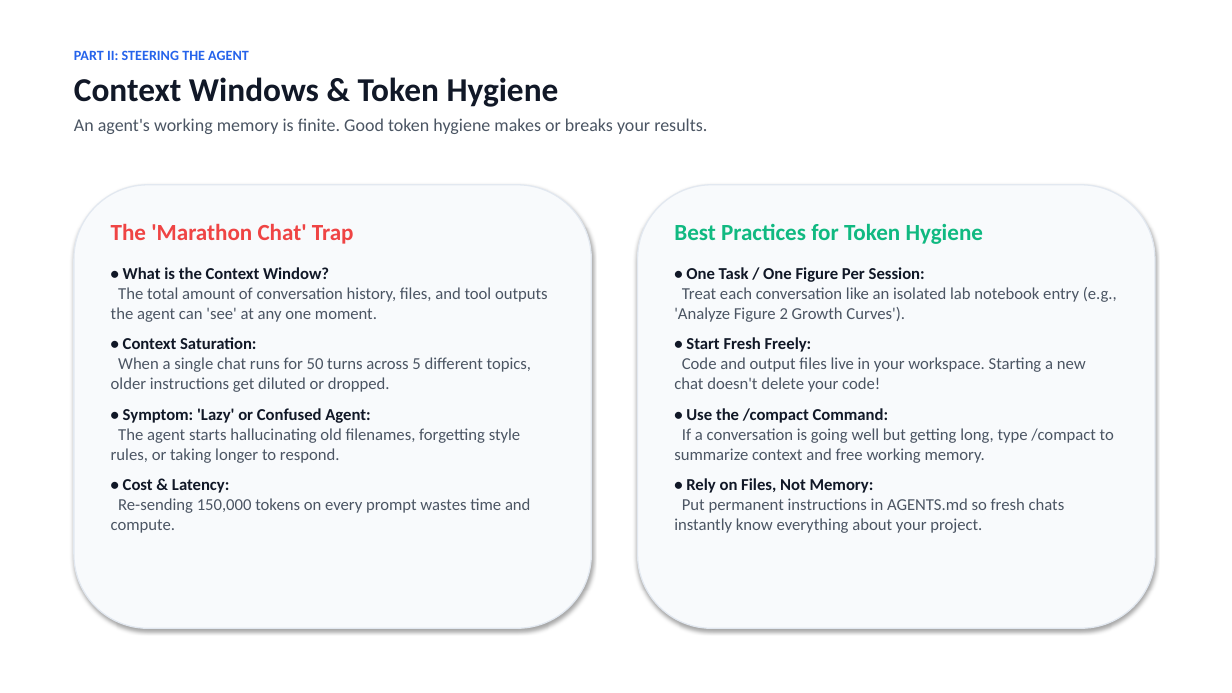
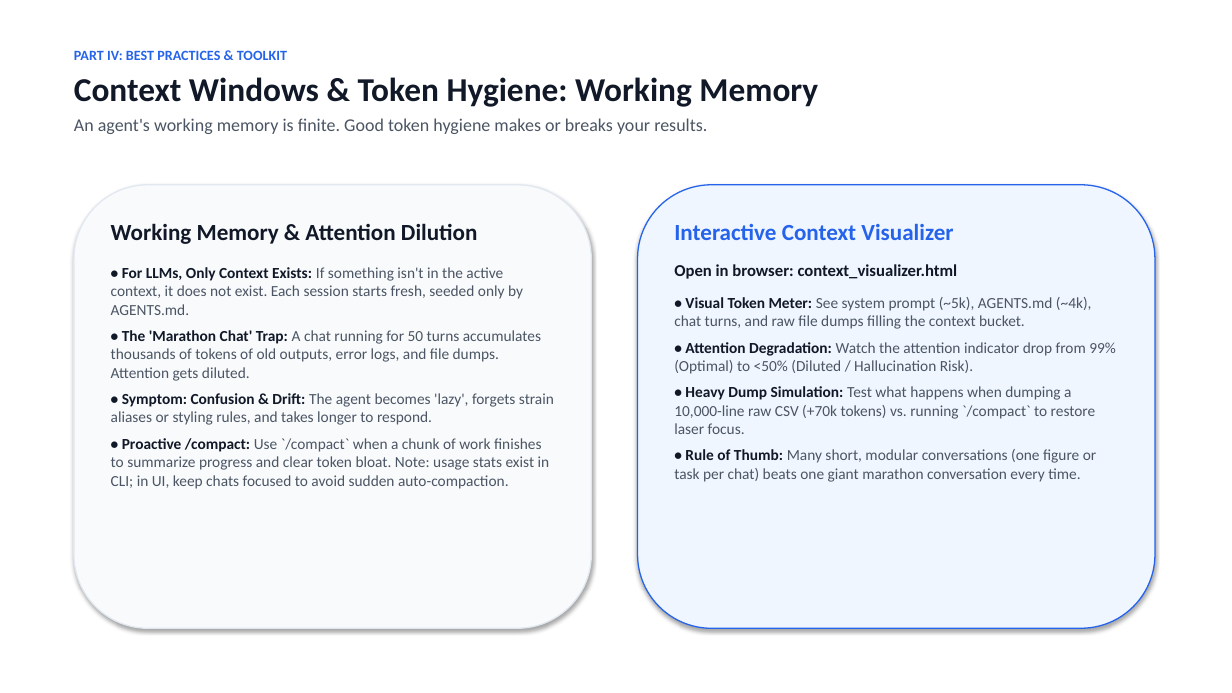
Before and after one commit to berman-lab/antigravity-intoduction-presentation, a slide deck: slide 12 of antigravity_lab_presentation.pptx (slide 5 before the commit). Drawn at 1232x693 pixels with LibreOffice and Linux fonts; fonts in the diff are those of the drawing. Boxes give left, top, right and bottom in pixels: in the first picture for what was removed or moved away, otherwise in the second. Text is boxed around its words. In the diff, an @@ line names an element or a change of style, - is before the commit and + after.

```diff
--- a/antigravity_lab_presentation.pptx
+++ b/antigravity_lab_presentation.pptx
@@ text at box(74, 50, 818, 107): text changed @@
-PART II: STEERING THE AGENT
-Context Windows & Token Hygiene
+PART IV: BEST PRACTICES & TOOLKIT
+Context Windows & Token Hygiene: Working Memory
@@ rounded rectangle at box(638, 185, 1155, 628): fill #F8FAFC to #EFF6FF; outline #E2E8F0 1 pt to #2563EB 1 pt @@
@@ text at box(111, 223, 554, 489): text changed; size 13 to 12 pt @@
-The 'Marathon Chat' Trap
-• What is the Context Window?
-The total amount of conversation history, files, and tool outputs the agent can 'see' at any one moment.
-• Context Saturation:
-When a single chat runs for 50 turns across 5 different topics, older instructions get diluted or dropped.
-• Symptom: 'Lazy' or Confused Agent:
-The agent starts hallucinating old filenames, forgetting style rules, or taking longer to respond.
-• Cost & Latency:
-Re-sending 150,000 tokens on every prompt wastes time and compute.
+Working Memory & Attention Dilution
+• For LLMs, Only Context Exists: If something isn't in the active context, it does not exist. Each session starts fresh, seeded only by AGENTS.md.
+• The 'Marathon Chat' Trap: A chat running for 50 turns accumulates thousands of tokens of old outputs, error logs, and file dumps. Attention gets diluted.
+• Symptom: Confusion & Drift: The agent becomes 'lazy', forgets strain aliases or styling rules, and takes longer to respond.
+• Proactive /compact: Use `/compact` when a chunk of work finishes to summarize progress and clear token bloat. Note: usage stats exist in CLI; in UI, keep chats focused to avoid sudden auto-compaction.
@@ text at box(674, 223, 1116, 482): text changed; size 13 to 12 pt @@
-Best Practices for Token Hygiene
-• One Task / One Figure Per Session:
-Treat each conversation like an isolated lab notebook entry (e.g., 'Analyze Figure 2 Growth Curves').
-• Start Fresh Freely:
-Code and output files live in your workspace. Starting a new chat doesn't delete your code!
-• Use the /compact Command:
-If a conversation is going well but getting long, type /compact to summarize context and free working memory.
-• Rely on Files, Not Memory:
-Put permanent instructions in AGENTS.md so fresh chats instantly know everything about your project.
+Interactive Context Visualizer
+Open in browser: context_visualizer.html
+• Visual Token Meter: See system prompt (~5k), AGENTS.md (~4k), chat turns, and raw file dumps filling the context bucket.
+• Attention Degradation: Watch the attention indicator drop from 99% (Optimal) to <50% (Diluted / Hallucination Risk).
+• Heavy Dump Simulation: Test what happens when dumping a 10,000-line raw CSV (+70k tokens) vs. running `/compact` to restore laser focus.
+• Rule of Thumb: Many short, modular conversations (one figure or task per chat) beats one giant marathon conversation every time.
```
Also in this commit, not shown: 9 other slides changed, 7 slides added, 6 slides removed, 4 other files.
